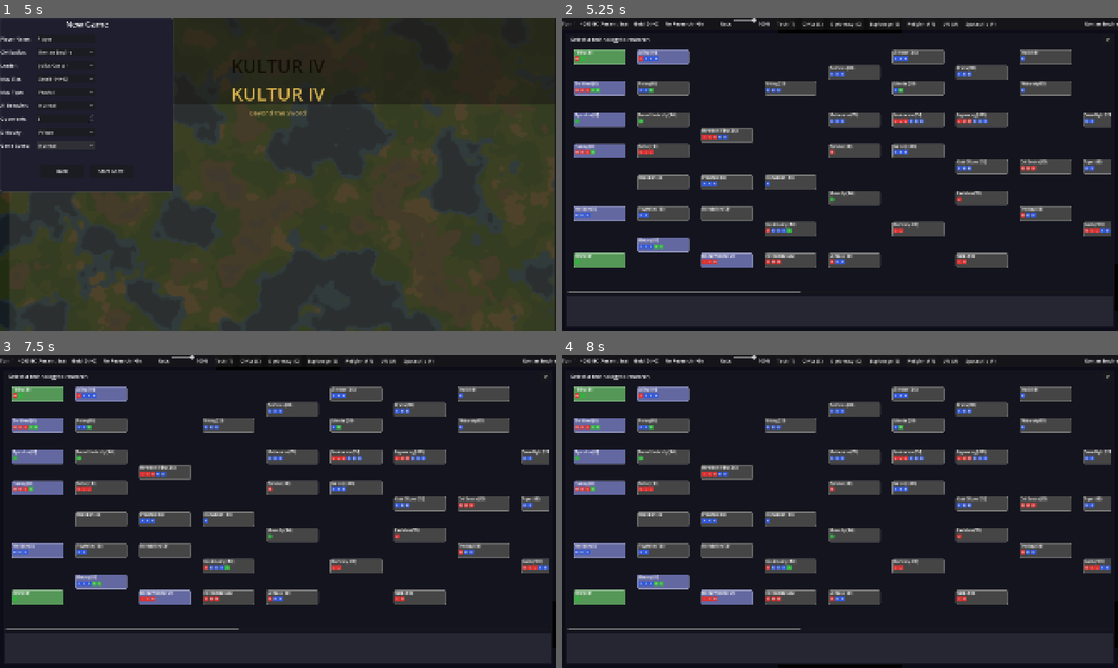
Above: before the commit, frames 1-4 (two rows, left to right).
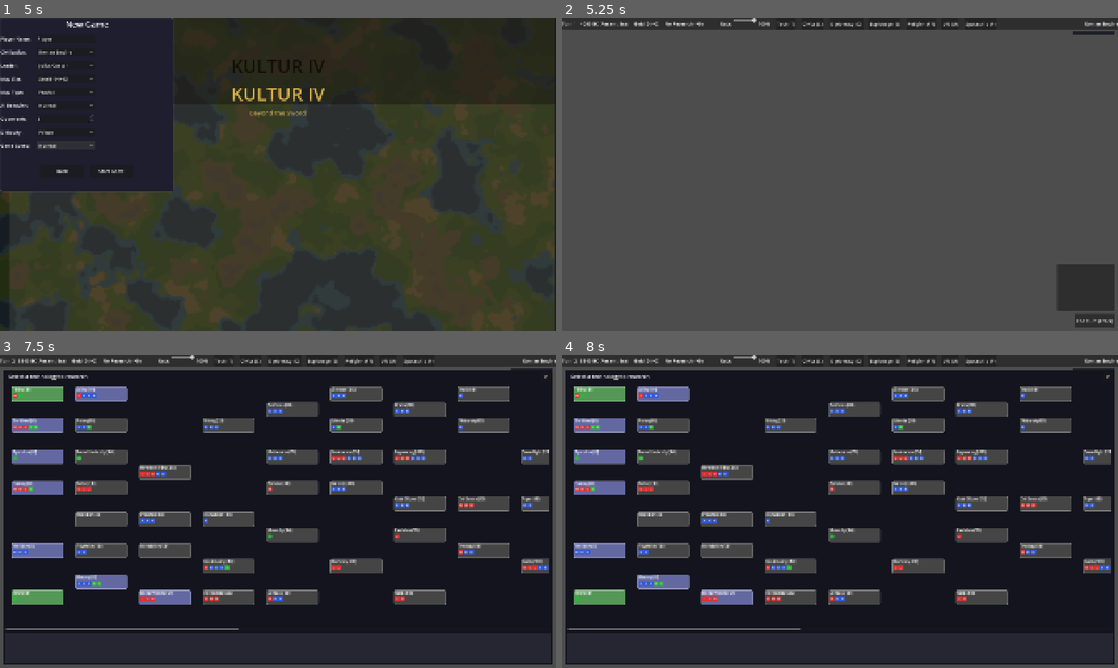
Above: after the commit, the same moments.

Repository: mammaspappa/KULTURIV
Game: Godot game, scene res://scenes/main/main_menu.tscn
Same seed, same stepped clock (60 frames per second), same inputs: the game is played once before the commit and once after it.
Inputs (mouse positions are in pixels of both pictures, inside the frame that each line leads up to):
- Up to frame 1 (5 s): click "Single Player" at 0.5 s; click "New Game" at 1.25 s; click "Normal" at 2 s; click "Normal" at 2.75 s; click "Normal" at 3.5 s; click "Normal" at 4.25 s
- Up to frame 2 (5.25 s): click "Start Game" at 5 s
- Up to frame 3 (7.5 s): click (44, 621) at 5.75 s, where only the run before the commit has a clickable "Skip (Space)"; click (44, 621) at 6.5 s, where only the run before the commit has a clickable "Skip (Space)"; click "End Turn (Enter)" at 7.25 s
- Up to frame 4 (8 s): no input

Frame 1 is identical in both runs. In frame 2, 86% of the frame differs, in the area x 0-100%, y 0-100%; in frame 3, 5.5%; in frame 4, 5.4%.
Error after the commit: Parse Error: Identifier "city_count" not declared in the current scope. (res://scripts/core/game_world.gd:596)

Commit message:
Fix city name duplication + victory type labeling
- game_world.found_city: was using cities.size() % name_list.size()
  which repeats a name when a city is lost. Germany ended with two
  cities named "Munich" after losing Berlin to barbs. Now picks the
  first unused name from the civ's list.

- victory_system: split check_diplomatic_victory into separate
  religious/diplomatic paths. Apostolic Palace victories were labeled
  "Diplomatic Victory" (wrong) — now correctly labeled "religious".
  voting_system dispatches to the right handler by source_id.

Diff:
--- a/scripts/core/game_world.gd
+++ b/scripts/core/game_world.gd
@@ -567,11 +567,23 @@
 	var pos = settler.grid_position
 	var owner = settler.player_owner
 
-	# Get city name
+	# Get city name — pick the first name from the civ's list that isn't already
+	# in use. The old code used `cities.size() % names.size()` which repeated a
+	# name whenever a city was lost (e.g., Germany ending with two "Munich"
+	# cities after losing Berlin to barbs).
 	var civ_data = DataManager.get_civ(owner.civilization_id)
 	var city_names = civ_data.get("city_names", ["City"])
-	var city_count = owner.cities.size()
-	var city_name = city_names[city_count % city_names.size()]
+	var used_names: Dictionary = {}
+	for c in owner.cities:
+		used_names[c.city_name] = true
+	var city_name = ""
+	for name in city_names:
+		if not used_names.has(name):
+			city_name = name
+			break
+	if city_name == "":
+		# All names used — fall back to numbered variant
+		city_name = "%s %d" % [city_names[0], owner.cities.size() + 1]
 
 	# Create city
 	var city = City.new(pos, city_name)
--- a/scripts/systems/victory_system.gd
+++ b/scripts/systems/victory_system.gd
@@ -188,6 +188,13 @@
 
 ## Called by VotingSystem when a diplomatic victory vote passes
 func check_diplomatic_victory(player_id: int) -> void:
+	_apply_vote_victory(player_id, "diplomatic")
+
+## Called by VotingSystem when a religious (Apostolic Palace) victory vote passes
+func check_religious_victory(player_id: int) -> void:
+	_apply_vote_victory(player_id, "religious")
+
+func _apply_vote_victory(player_id: int, victory_type: String) -> void:
 	var player = null
 	for p in GameManager.players:
 		if p.player_id == player_id:
@@ -199,10 +206,10 @@
 
 	if GameManager.current_game_state:
 		GameManager.current_game_state.victory_achieved = true
-		GameManager.current_game_state.victory_type = "diplomatic"
+		GameManager.current_game_state.victory_type = victory_type
 		GameManager.current_game_state.winner_player_id = player_id
-	EventBus.victory_achieved.emit(player, "diplomatic")
-	EventBus.game_over.emit(player, "diplomatic")
+	EventBus.victory_achieved.emit(player, victory_type)
+	EventBus.game_over.emit(player, victory_type)
 
 ## Get victory progress for UI display
 func get_victory_progress(player) -> Dictionary:
--- a/scripts/systems/voting_system.gd
+++ b/scripts/systems/voting_system.gd
@@ -471,11 +471,14 @@
 	var resolution = resolutions.get(resolution_id, {})
 	var effects = resolution.get("effects", {})
 
-	# Victory
+	# Victory — label by source type (apostolic_palace = religious, united_nations = diplomatic)
 	if effects.get("victory", false):
 		var secretary_id = secretaries.get(source_id, -1)
-		if secretary_id >= 0:
-			VictorySystem.check_diplomatic_victory(secretary_id) if VictorySystem else null
+		if secretary_id >= 0 and VictorySystem:
+			if source_id == "apostolic_palace":
+				VictorySystem.check_religious_victory(secretary_id)
+			else:
+				VictorySystem.check_diplomatic_victory(secretary_id)
 
 	# Trade routes
 	var trade_routes = effects.get("trade_routes", 0)
